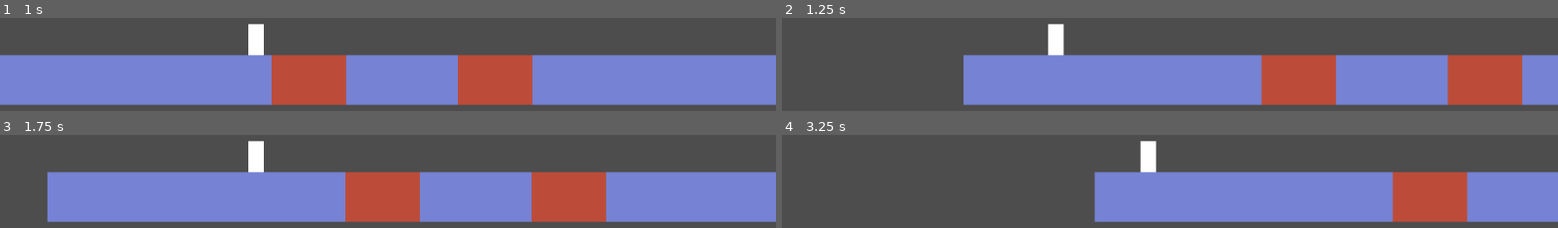
Above: before the commit, frames 1-4 (two rows, left to right).
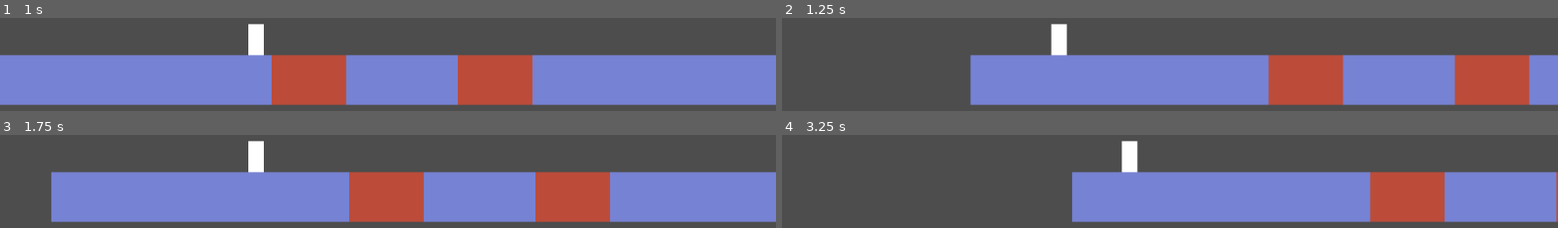
Above: after the commit, the same moments.

Repository: redpebble/trijam-314
Game: Godot game, scene res://scenes/level1.tscn
Two runs of this game, one before a commit and one after it. Both use one fixed random seed, a clock stepped at 60 frames per second and the inputs below.
Inputs:
- Up to frame 1 (1 s): no input
- Up to frame 2 (1.25 s): no input
- Up to frame 3 (1.75 s): no input
- Up to frame 4 (3.25 s): no input

Frame 1 is identical in both runs. In frame 2, 3.1% of the frame differs, in the area x 23-97%, y 6-94%; in frame 3, 1.4%; in frame 4, 6.5%, in the area x 37-100%, y 6-94%.

Commit message:
simplify level build process

Diff:
--- a/godot/project.godot
+++ b/godot/project.godot
@@ -10,7 +10,7 @@
 
 [application]
 
-config/name="PauseRunner"
+config/name="TAS Dash"
 run/main_scene="res://scenes/level1.tscn"
 config/features=PackedStringArray("4.3", "GL Compatibility")
 config/icon="res://icon.svg"
@@ -19,11 +19,6 @@
 
 window/size/viewport_width=1000
 window/size/viewport_height=600
-
-[global_group]
-
-goal=""
-hazard=""
 
 [input]
 
--- a/godot/scenes/character.gd
+++ b/godot/scenes/character.gd
@@ -1,20 +1,20 @@
 class_name Character
 extends CharacterBody2D
 
-enum InputAction { NONE, JUMP, CROUCH }
+enum Action { NONE, JUMP, CROUCH }
 
 signal hit_hazard
 
 const SPEED = 300.0
 const JUMP_VELOCITY = -400.0
 
-var controller_state := InputAction.NONE
+var controller_state := Action.NONE
 
 func _physics_process(delta: float) -> void:
 	if not is_on_floor():
 		velocity += get_gravity() * delta
 
-	if controller_state == InputAction.JUMP and is_on_floor():
+	if controller_state == Action.JUMP and is_on_floor():
 		velocity.y = JUMP_VELOCITY
 
 	velocity.x = SPEED
@@ -22,17 +22,19 @@
 	move_and_slide()
 
 func _process(_delta: float) -> void:
-	if controller_state == InputAction.CROUCH:
+	if controller_state == Action.CROUCH:
 		scale.y = .5
 	else:
 		scale.y = 1
 
 	for i in get_slide_collision_count():
-		var collision = get_slide_collision(i)
-		if collision.get_collider().is_in_group("hazard"):
-			hit_hazard.emit()
-		if collision.get_collider().is_in_group("goal"):
-			hit_hazard.emit()
+		var collider = get_slide_collision(i).get_collider()
+		if not collider is LevelGeometry:
+			continue
+
+		match collider.collision_type:
+			LevelGeometry.Type.HAZARD: hit_hazard.emit()
+			LevelGeometry.Type.GOAL:   hit_hazard.emit()
 
 func _on_pause_menu_action_selected(action:String) -> void:
-	controller_state = InputAction.get(action)
+	controller_state = Action.get(action)
--- a/godot/scenes/level1.tscn
+++ b/godot/scenes/level1.tscn
@@ -7,22 +7,34 @@
 [ext_resource type="Script" path="res://scenes/level_geometry.gd" id="4_7pf31"]
 
 [sub_resource type="RectangleShape2D" id="RectangleShape2D_ug4if"]
-size = Vector2(145.5, 428.5)
+size = Vector2(32, 128)
 
 [sub_resource type="RectangleShape2D" id="RectangleShape2D_fruhu"]
 size = Vector2(384, 64)
 
-[sub_resource type="RectangleShape2D" id="RectangleShape2D_xjqpe"]
-size = Vector2(96, 64)
+[sub_resource type="RectangleShape2D" id="RectangleShape2D_vligy"]
+size = Vector2(552, 64)
 
 [sub_resource type="RectangleShape2D" id="RectangleShape2D_uwnvl"]
 size = Vector2(144, 64)
 
+[sub_resource type="RectangleShape2D" id="RectangleShape2D_1s248"]
+size = Vector2(3312, 64)
+
+[sub_resource type="RectangleShape2D" id="RectangleShape2D_ophq7"]
+size = Vector2(968, 64)
+
+[sub_resource type="RectangleShape2D" id="RectangleShape2D_krlpe"]
+size = Vector2(632, 64)
+
+[sub_resource type="RectangleShape2D" id="RectangleShape2D_ckfn6"]
+size = Vector2(408, 64)
+
+[sub_resource type="RectangleShape2D" id="RectangleShape2D_xjqpe"]
+size = Vector2(96, 64)
+
 [sub_resource type="RectangleShape2D" id="RectangleShape2D_4bu4v"]
 size = Vector2(575.875, 208)
-
-[sub_resource type="RectangleShape2D" id="RectangleShape2D_1s248"]
-size = Vector2(3392, 64)
 
 [sub_resource type="RectangleShape2D" id="RectangleShape2D_tla6a"]
 size = Vector2(319.938, 256)
@@ -30,10 +42,7 @@
 [sub_resource type="RectangleShape2D" id="RectangleShape2D_1ednv"]
 size = Vector2(8, 56)
 
-[sub_resource type="RectangleShape2D" id="RectangleShape2D_vligy"]
-size = Vector2(560, 64)
-
-[node name="Level1" type="Node2D" groups=["goal"]]
+[node name="Level1" type="Node2D"]
 script = ExtResource("1_1g0je")
 
 [node name="Camera2D" type="Camera2D" parent="."]
@@ -48,203 +57,89 @@
 [node name="Start" type="Node2D" parent="."]
 position = Vector2(64, 448)
 
-[node name="End" type="StaticBody2D" parent="." groups=["goal"]]
+[node name="Geometry" type="Node2D" parent="."]
+
+[node name="Goal" type="StaticBody2D" parent="Geometry"]
 collision_layer = 8
 script = ExtResource("4_7pf31")
+collision_type = 2
 
-[node name="CollisionShape2D" type="CollisionShape2D" parent="End"]
-position = Vector2(4040, 232)
+[node name="CollisionShape2D" type="CollisionShape2D" parent="Geometry/Goal"]
+position = Vector2(4016, 192)
 shape = SubResource("RectangleShape2D_ug4if")
 debug_color = Color(0.309561, 0.613737, 0.370076, 0.42)
 
-[node name="ColorRect" type="ColorRect" parent="End"]
-offset_right = 40.0
-offset_bottom = 40.0
-color = Color(0.243466, 0.545487, 0.364072, 1)
-metadata/_edit_use_anchors_ = true
-
-[node name="Floor1" type="StaticBody2D" parent="."]
+[node name="Floors" type="StaticBody2D" parent="Geometry"]
 collision_layer = 2
 script = ExtResource("4_7pf31")
 
-[node name="CollisionShape2D" type="CollisionShape2D" parent="Floor1"]
+[node name="CollisionShape2D" type="CollisionShape2D" parent="Geometry/Floors"]
 position = Vector2(192, 480)
 shape = SubResource("RectangleShape2D_fruhu")
 
-[node name="ColorRect" type="ColorRect" parent="Floor1"]
-offset_right = 40.0
-offset_bottom = 40.0
-color = Color(0.462745, 0.509804, 0.827451, 1)
+[node name="CollisionShape2D2" type="CollisionShape2D" parent="Geometry/Floors"]
+position = Vector2(3756, 288)
+shape = SubResource("RectangleShape2D_vligy")
 
-[node name="Hazard1" type="StaticBody2D" parent="." groups=["hazard"]]
+[node name="CollisionShape2D3" type="CollisionShape2D" parent="Geometry/Floors"]
+position = Vector2(552, 480)
+shape = SubResource("RectangleShape2D_uwnvl")
+
+[node name="CollisionShape2D4" type="CollisionShape2D" parent="Geometry/Floors"]
+position = Vector2(2376, 480)
+shape = SubResource("RectangleShape2D_1s248")
+
+[node name="CollisionShape2D5" type="CollisionShape2D" parent="Geometry/Floors"]
+position = Vector2(3548, 416)
+shape = SubResource("RectangleShape2D_ophq7")
+
+[node name="CollisionShape2D6" type="CollisionShape2D" parent="Geometry/Floors"]
+position = Vector2(3716, 352)
+shape = SubResource("RectangleShape2D_krlpe")
+
+[node name="CollisionShape2D7" type="CollisionShape2D" parent="Geometry/Floors"]
+position = Vector2(2648, 296)
+shape = SubResource("RectangleShape2D_ckfn6")
+
+[node name="Hazards" type="StaticBody2D" parent="Geometry"]
 collision_layer = 4
 script = ExtResource("4_7pf31")
+collision_type = 1
 
-[node name="CollisionShape2D" type="CollisionShape2D" parent="Hazard1"]
+[node name="CollisionShape2D" type="CollisionShape2D" parent="Geometry/Hazards"]
 position = Vector2(432, 480)
 shape = SubResource("RectangleShape2D_xjqpe")
 debug_color = Color(0.890877, 0.300042, 0.329821, 0.42)
 
-[node name="ColorRect" type="ColorRect" parent="Hazard1"]
-offset_right = 40.0
-offset_bottom = 40.0
-color = Color(0.737255, 0.298039, 0.223529, 1)
-metadata/_edit_use_anchors_ = true
-
-[node name="Floor2" type="StaticBody2D" parent="."]
-collision_layer = 2
-script = ExtResource("4_7pf31")
-
-[node name="CollisionShape2D" type="CollisionShape2D" parent="Floor2"]
-position = Vector2(552, 480)
-shape = SubResource("RectangleShape2D_uwnvl")
-
-[node name="ColorRect" type="ColorRect" parent="Floor2"]
-offset_right = 40.0
-offset_bottom = 40.0
-color = Color(0.464363, 0.511613, 0.827328, 1)
-
-[node name="Hazard2" type="StaticBody2D" parent="." groups=["hazard"]]
-collision_layer = 4
-script = ExtResource("4_7pf31")
-
-[node name="CollisionShape2D" type="CollisionShape2D" parent="Hazard2"]
+[node name="CollisionShape2D2" type="CollisionShape2D" parent="Geometry/Hazards"]
 position = Vector2(1696.06, 264)
 shape = SubResource("RectangleShape2D_4bu4v")
 debug_color = Color(0.890877, 0.300042, 0.329821, 0.42)
 
-[node name="ColorRect" type="ColorRect" parent="Hazard2"]
-offset_right = 40.0
-offset_bottom = 40.0
-color = Color(0.737944, 0.299102, 0.223276, 1)
-metadata/_edit_use_anchors_ = true
-
-[node name="Hazard3" type="StaticBody2D" parent="." groups=["hazard"]]
-collision_layer = 4
-script = ExtResource("4_7pf31")
-
-[node name="CollisionShape2D" type="CollisionShape2D" parent="Hazard3"]
+[node name="CollisionShape2D3" type="CollisionShape2D" parent="Geometry/Hazards"]
 position = Vector2(672, 480)
 shape = SubResource("RectangleShape2D_xjqpe")
 debug_color = Color(0.890877, 0.300042, 0.329821, 0.42)
 
-[node name="ColorRect" type="ColorRect" parent="Hazard3"]
-offset_right = 40.0
-offset_bottom = 40.0
-color = Color(0.737255, 0.298039, 0.223529, 1)
-metadata/_edit_use_anchors_ = true
-
-[node name="Floor3" type="StaticBody2D" parent="."]
-collision_layer = 2
-script = ExtResource("4_7pf31")
-
-[node name="CollisionShape2D" type="CollisionShape2D" parent="Floor3"]
-position = Vector2(2416, 480)
-shape = SubResource("RectangleShape2D_1s248")
-
-[node name="ColorRect" type="ColorRect" parent="Floor3"]
-offset_right = 40.0
-offset_bottom = 40.0
-color = Color(0.464363, 0.511613, 0.827328, 1)
-
-[node name="Hazard4" type="StaticBody2D" parent="." groups=["hazard"]]
-collision_layer = 4
-script = ExtResource("4_7pf31")
-
-[node name="CollisionShape2D" type="CollisionShape2D" parent="Hazard4"]
+[node name="CollisionShape2D4" type="CollisionShape2D" parent="Geometry/Hazards"]
 position = Vector2(2144.03, 288)
 shape = SubResource("RectangleShape2D_tla6a")
 debug_color = Color(0.890877, 0.300042, 0.329821, 0.42)
 
-[node name="ColorRect" type="ColorRect" parent="Hazard4"]
-offset_right = 40.0
-offset_bottom = 40.0
-color = Color(0.737944, 0.299102, 0.223276, 1)
-metadata/_edit_use_anchors_ = true
-
-[node name="Hazard8" type="StaticBody2D" parent="." groups=["hazard"]]
-collision_layer = 4
-script = ExtResource("4_7pf31")
-
-[node name="CollisionShape2D" type="CollisionShape2D" parent="Hazard8"]
-position = Vector2(3328, 356)
+[node name="CollisionShape2D5" type="CollisionShape2D" parent="Geometry/Hazards"]
+position = Vector2(3396, 356)
 shape = SubResource("RectangleShape2D_1ednv")
 debug_color = Color(0.890877, 0.300042, 0.329821, 0.42)
 
-[node name="ColorRect" type="ColorRect" parent="Hazard8"]
-offset_right = 40.0
-offset_bottom = 40.0
-color = Color(0.737944, 0.299102, 0.223276, 1)
-metadata/_edit_use_anchors_ = true
-
-[node name="Floor4" type="StaticBody2D" parent="."]
-collision_layer = 2
-script = ExtResource("4_7pf31")
-
-[node name="CollisionShape2D" type="CollisionShape2D" parent="Floor4"]
-position = Vector2(3344, 416)
-shape = SubResource("RectangleShape2D_vligy")
-
-[node name="ColorRect" type="ColorRect" parent="Floor4"]
-offset_right = 40.0
-offset_bottom = 40.0
-color = Color(0.464363, 0.511613, 0.827328, 1)
-
-[node name="Floor5" type="StaticBody2D" parent="."]
-collision_layer = 2
-script = ExtResource("4_7pf31")
-
-[node name="CollisionShape2D" type="CollisionShape2D" parent="Floor5"]
-position = Vector2(3612, 352)
-shape = SubResource("RectangleShape2D_vligy")
-
-[node name="ColorRect" type="ColorRect" parent="Floor5"]
-offset_right = 40.0
-offset_bottom = 40.0
-color = Color(0.464363, 0.511613, 0.827328, 1)
-
-[node name="Hazard6" type="StaticBody2D" parent="." groups=["hazard"]]
-collision_layer = 4
-script = ExtResource("4_7pf31")
-
-[node name="CollisionShape2D" type="CollisionShape2D" parent="Hazard6"]
+[node name="CollisionShape2D6" type="CollisionShape2D" parent="Geometry/Hazards"]
 position = Vector2(3060.02, 420)
 shape = SubResource("RectangleShape2D_1ednv")
 debug_color = Color(0.890877, 0.300042, 0.329821, 0.42)
 
-[node name="ColorRect" type="ColorRect" parent="Hazard6"]
-offset_right = 40.0
-offset_bottom = 40.0
-color = Color(0.737944, 0.299102, 0.223276, 1)
-metadata/_edit_use_anchors_ = true
-
-[node name="Hazard7" type="StaticBody2D" parent="." groups=["hazard"]]
-collision_layer = 4
-script = ExtResource("4_7pf31")
-
-[node name="CollisionShape2D" type="CollisionShape2D" parent="Hazard7"]
-position = Vector2(3404, 292)
+[node name="CollisionShape2D7" type="CollisionShape2D" parent="Geometry/Hazards"]
+position = Vector2(3476, 292)
 shape = SubResource("RectangleShape2D_1ednv")
 debug_color = Color(0.890877, 0.300042, 0.329821, 0.42)
 
-[node name="ColorRect" type="ColorRect" parent="Hazard7"]
-offset_right = 40.0
-offset_bottom = 40.0
-color = Color(0.737944, 0.299102, 0.223276, 1)
-metadata/_edit_use_anchors_ = true
-
-[node name="Floor6" type="StaticBody2D" parent="."]
-collision_layer = 2
-script = ExtResource("4_7pf31")
-
-[node name="CollisionShape2D" type="CollisionShape2D" parent="Floor6"]
-position = Vector2(3688, 288)
-shape = SubResource("RectangleShape2D_vligy")
-
-[node name="ColorRect" type="ColorRect" parent="Floor6"]
-offset_right = 40.0
-offset_bottom = 40.0
-color = Color(0.464363, 0.511613, 0.827328, 1)
-
 [connection signal="action_selected" from="PauseMenu" to="Character" method="_on_pause_menu_action_selected"]
 [connection signal="hit_hazard" from="Character" to="." method="_on_character_hit_hazard"]
--- a/godot/scenes/level_geometry.gd
+++ b/godot/scenes/level_geometry.gd
@@ -1,5 +1,21 @@
+class_name LevelGeometry
 extends StaticBody2D
 
+enum Type { NEUTRAL, HAZARD, GOAL }
+@export var collision_type := Type.NEUTRAL
+
 func _ready() -> void:
-	$ColorRect.position = $CollisionShape2D.position - ($CollisionShape2D.shape.size / 2)
-	$ColorRect.size = $CollisionShape2D.shape.size
+	for child in get_children():
+		if not child is CollisionShape2D:
+			continue
+
+		var crect = ColorRect.new()
+		crect.position = child.position - (child.shape.size / 2)
+		crect.size = child.shape.size
+
+		match collision_type:
+			Type.NEUTRAL: crect.color = Color("7682d3")
+			Type.HAZARD:  crect.color = Color("bc4c39")
+			Type.GOAL:    crect.color = Color("3e8b5d")
+
+		add_child(crect)
Not shown: 1 places in godot/scenes/level1.tscn that only renumber resources
